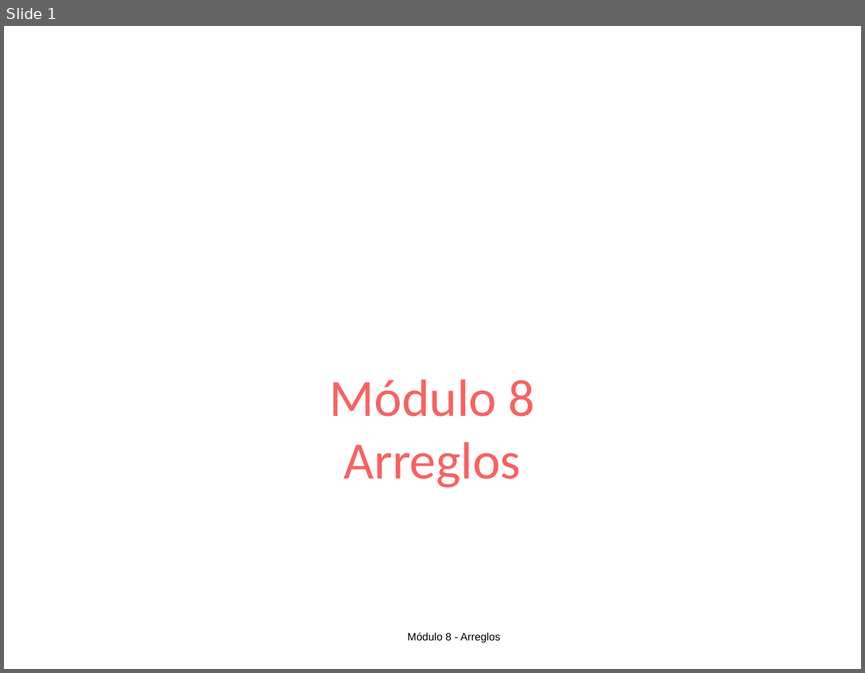
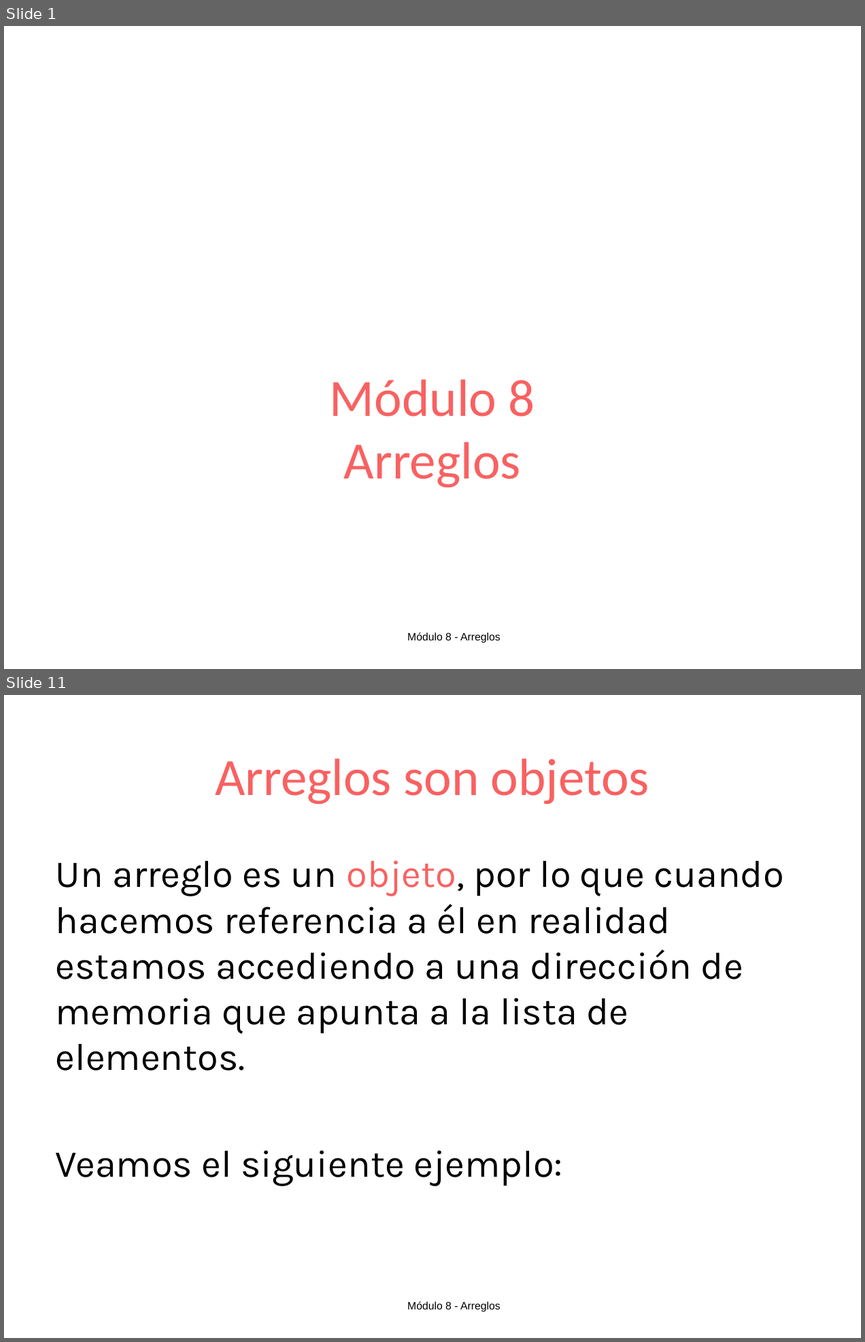
Before and after one commit to OMardil/INFO1_MOD8-Arreglos, a slide deck: 01 Presentacion/INFO1_MOD8-Arreglos.pptx. Shown one above the other, each under a label of ours: slide 1 before the commit, slides 1 and 11 after it; the slides between them are not shown. The pictures are 865x673 and 865x1342 pixels, drawn with LibreOffice and Linux fonts; fonts in the diff are those of the drawing; background and template pictures are left out. Boxes give left, top, right and bottom in pixels: in the first picture for what was removed or moved away, otherwise in the second. Text is boxed around its words. In the diff, an @@ line names an element or a change of style, - is before the commit and + after.

```diff
--- a/01 Presentacion/INFO1_MOD8-Arreglos.pptx
+++ b/01 Presentacion/INFO1_MOD8-Arreglos.pptx
@@ slide 11 added at (4, 695, 861, 1338), background #FFFFFF; not listed: 1 template element that a slide beside it also shows @@
@@ title added at (215, 758, 649, 804), 44 pt, text #F96161 @@
+Arreglos son objetos
@@ text added at (56, 860, 784, 1186), 32 pt, text #000000 @@
+Un arreglo es un objeto, por lo que cuando hacemos referencia a él en realidad estamos accediendo a una dirección de memoria que apunta a la lista de elementos.
+Veamos el siguiente ejemplo:
```
Also in this commit, not shown: 9 slides changed, 7 other slides added, 3 other files.
